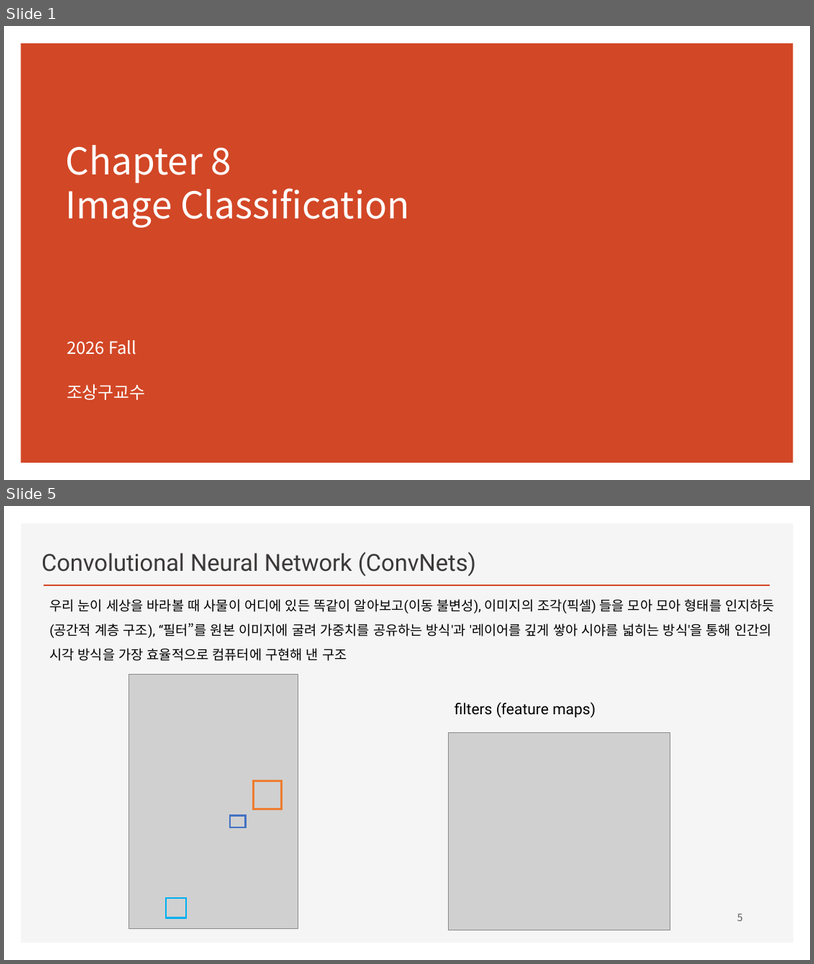
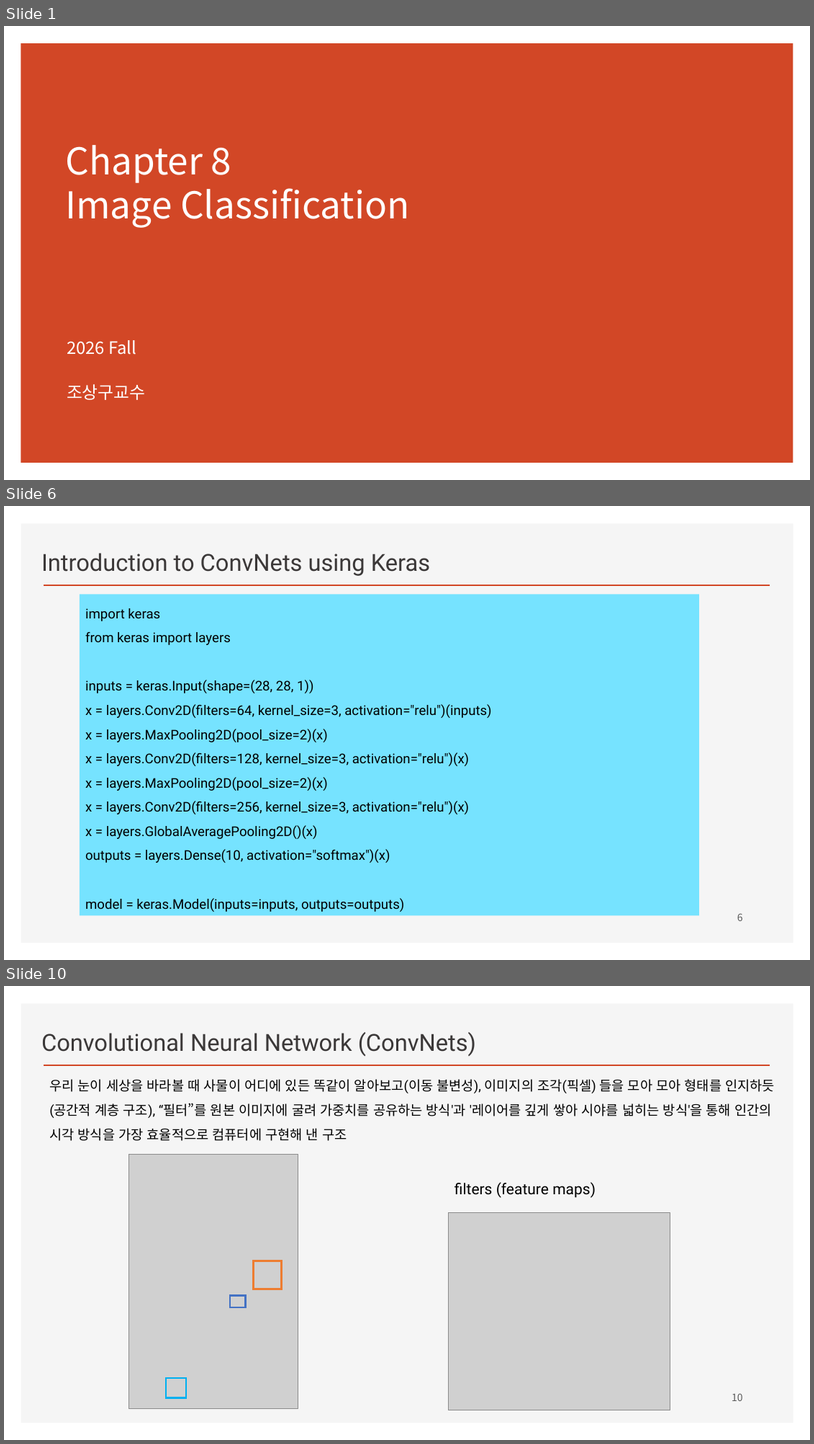
Before and after one commit to ancestor9/2026_Fall_Deep-Learning-with-Python, a slide deck: Chapter 08 Image Classification.pptx. Shown one above the other, each under a label of ours: slides 1 and 5 before the commit, slides 1, 6 and 10 after it; the slides between them are not shown. The pictures are 814x964 and 814x1444 pixels, drawn with LibreOffice and Linux fonts; fonts in the diff are those of the drawing; grey boxes stand for pictures; background and template pictures are left out. Boxes give left, top, right and bottom in pixels: in the first picture for what was removed or moved away, otherwise in the second. Text is boxed around its words. In the diff, an @@ line names an element or a change of style, - is before the commit and + after.

```diff
--- a/Chapter 08 Image Classification.pptx
+++ b/Chapter 08 Image Classification.pptx
@@ slide 6 added at (4, 506, 810, 960), background #FFFFFF; not listed: 2 template elements that a slide beside it also shows @@
@@ text added at (41, 553, 430, 576), 28 pt, text #3B3838 @@
+Introduction to ConvNets using Keras
@@ rectangle added at (80, 595, 700, 916), fill #76E3FF, 16 pt, text #000000 @@
+import keras
+from keras import layers
+inputs = keras.Input(shape=(28, 28, 1))
+x = layers.Conv2D(filters=64, kernel_size=3, activation="relu")(inputs)
+x = layers.MaxPooling2D(pool_size=2)(x)
+x = layers.Conv2D(filters=128, kernel_size=3, activation="relu")(x)
+x = layers.MaxPooling2D(pool_size=2)(x)
+x = layers.Conv2D(filters=256, kernel_size=3, activation="relu")(x)
+x = layers.GlobalAveragePooling2D()(x)
+outputs = layers.Dense(10, activation="softmax")(x)
+model = keras.Model(inputs=inputs, outputs=outputs)
@@ page number added at (738, 913, 743, 921), 12 pt, text #595959 @@
+6
@@ what was slide 5 is now slide 10 @@
@@ page number at (732, 1393, 743, 1401): text changed @@
-5
+10
```
Also in this commit, not shown: 7 slides changed, 5 other slides added, 1 slide removed.
